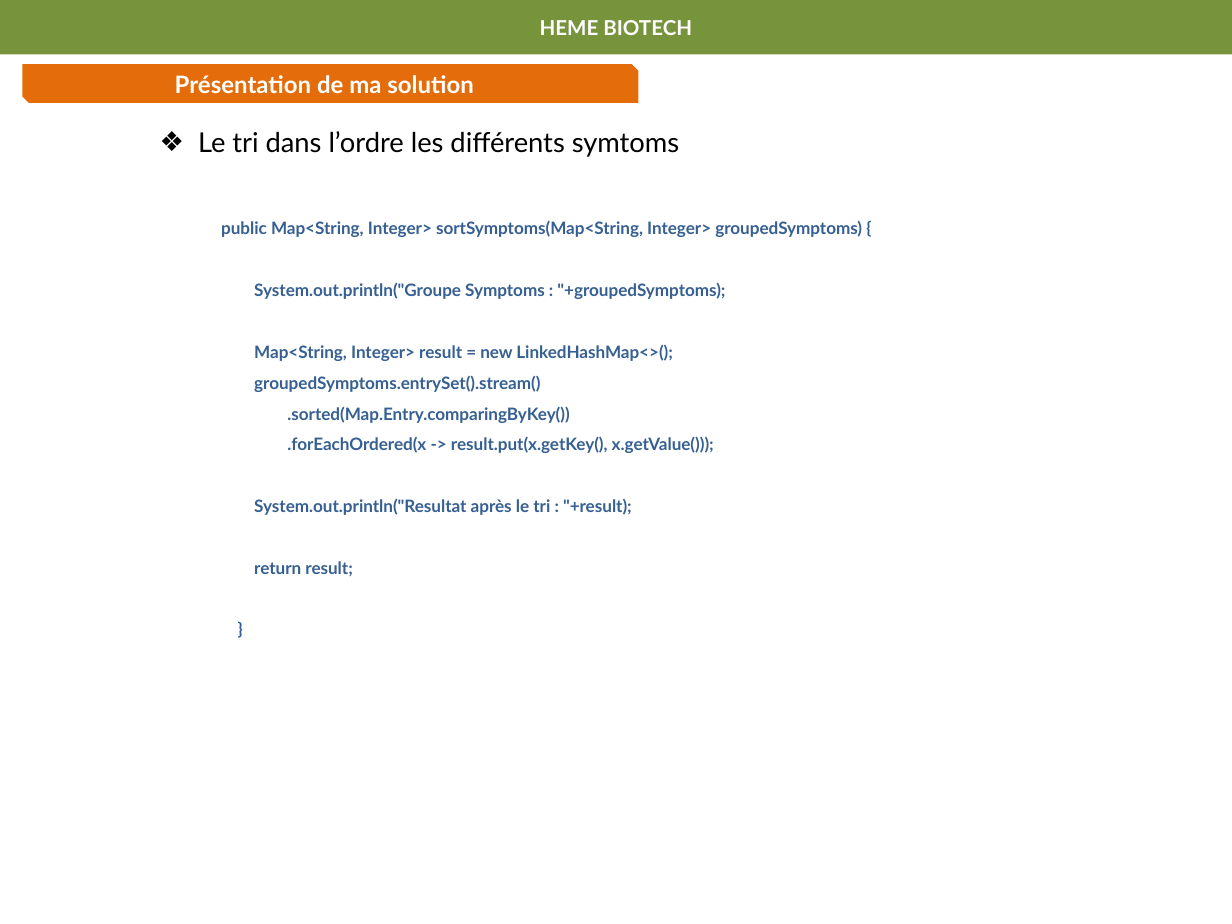
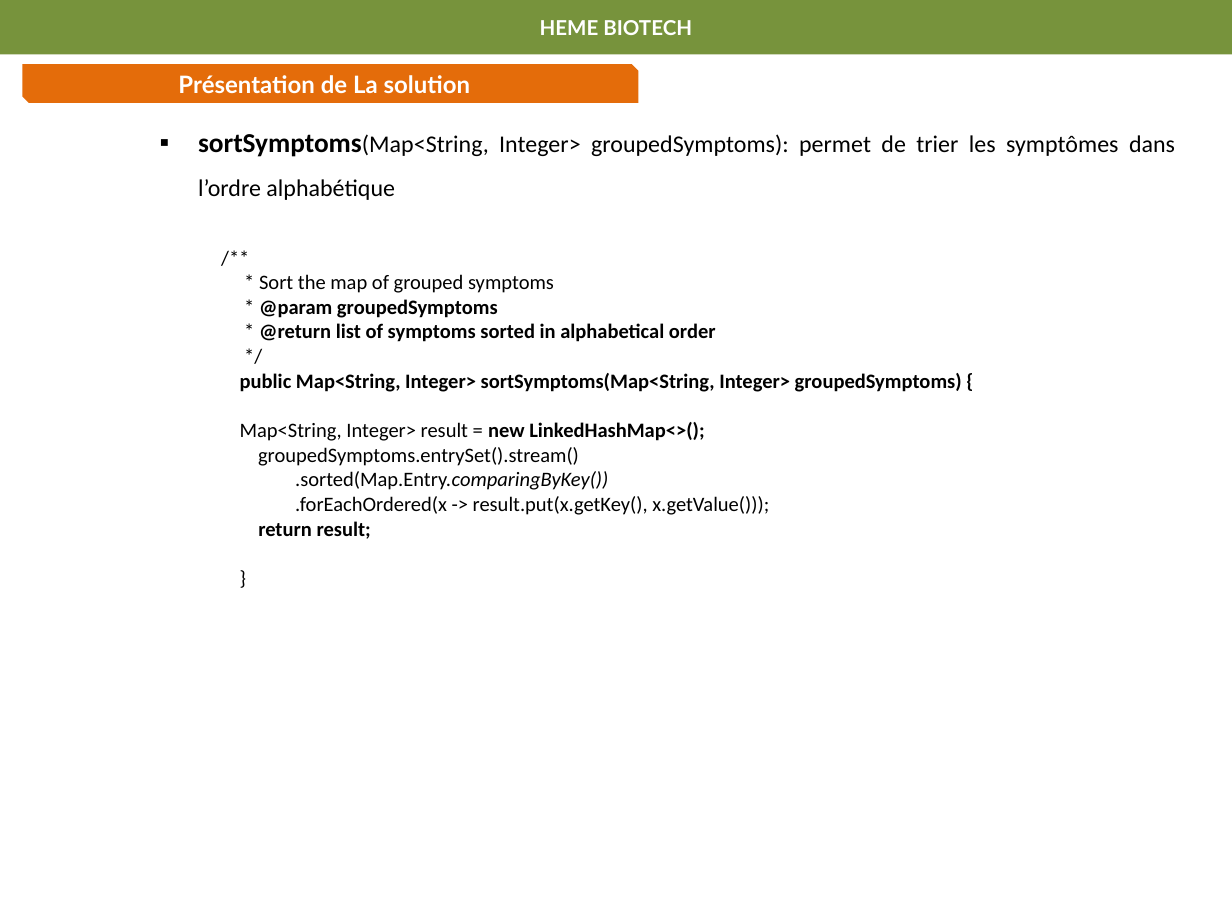
Before and after one commit to bende47/Project_DA_Java_EN_Come_to_the_Rescue_of_a_Java_Application, a slide deck: slide 9 of Projet P2.pptx (slide 6 before the commit). Drawn at 1232x924 pixels with LibreOffice and Linux fonts; fonts in the diff are those of the drawing. Boxes give left, top, right and bottom in pixels: in the first picture for what was removed or moved away, otherwise in the second. Text is boxed around its words. In the diff, an @@ line names an element or a change of style, - is before the commit and + after.

```diff
--- a/Projet P2.pptx
+++ b/Projet P2.pptx
@@ text in snip diag rect at [178,75,471,94]: text changed @@
-Présentation de ma solution
+Présentation de La solution
@@ text at [198,134,1175,342]: text changed; size 16 to 12 pt; font Lato to Calibri @@
-    ❖ Le tri dans l’ordre les différents symtoms
+    ▪ sortSymptoms(Map<String, Integer> groupedSymptoms): permet de trier les symptômes dans l’ordre alphabétique
+      /**
+      * Sort the map of grouped symptoms
+      * @param groupedSymptoms
+      * @return list of symptoms sorted in alphabetical order
+      */
@@ text at [254,283,725,299]: paragraph removed @@
-      System.out.println("Groupe Symptoms : "+groupedSymptoms);
@@ text at [240,373,962,539]: size 10 to 12 pt, font Lato to Calibri, text colour #376092 to #000000 in "public Map<String, Integer> sortSymptoms(Map<String, Integer ...", "Map<String, Integer> result = new LinkedHashMap<>();", "groupedSymptoms.entrySet().stream()", ".sorted(Map.Entry.comparingByKey())" and 3 more places; bold off in "Map<String, Integer> result =", "groupedSymptoms.entrySet().stream()", ".sorted(Map.Entry.comparingByKey())", ".forEachOrdered(x -> result.put(x.getKey(), x.getValue()));" and 1 more places; italic on in ".sorted(Map.Entry.comparingByKey())"; alignment justified to left; line spacing 1.5 to 1 @@
@@ text at [254,499,632,515]: paragraph removed @@
-      System.out.println("Resultat après le tri : "+result);
```
Also in this commit, not shown: 5 other slides changed, 2 slides added.
